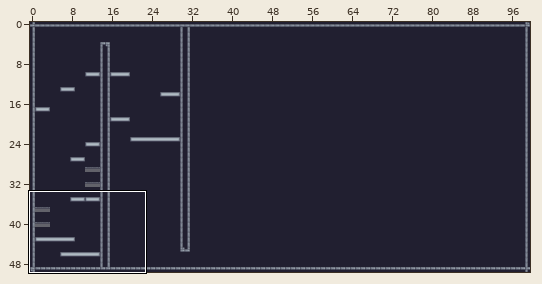
Tiled map -- assets/tiles/black-castle.tmx. Above: a wide view before the commit, with the close-up outlined.
Close-up. Before the commit:
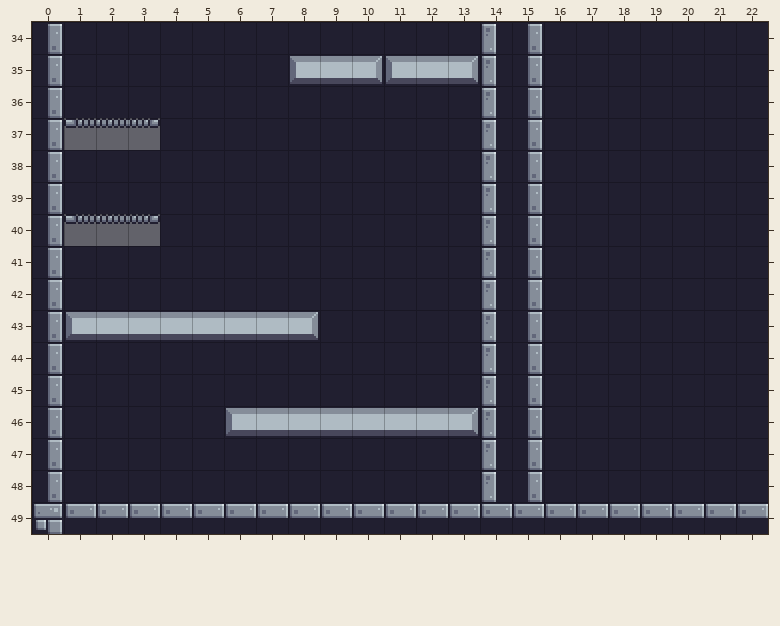
Cells are 16x16 px. Shown: x 0..22, y 34..49. The commit also changed other parts of the map, which this record leaves out.
Once edited:
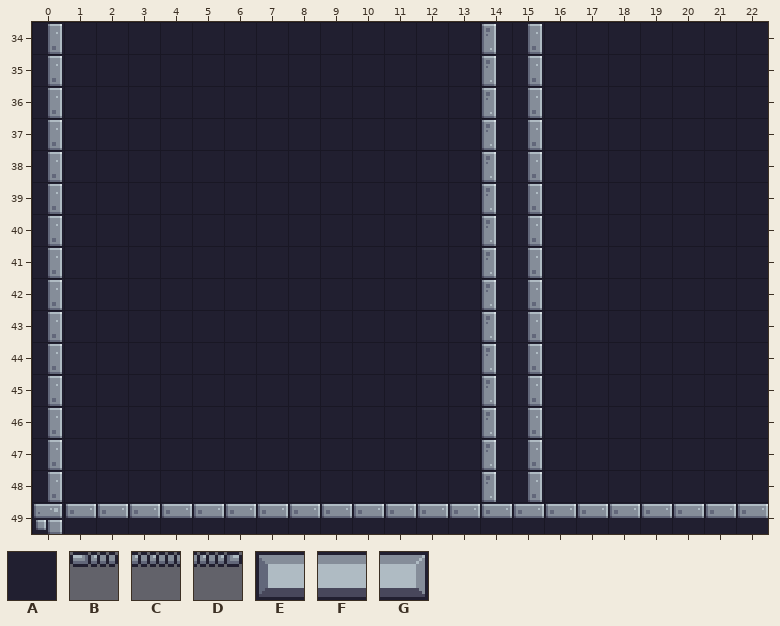
Key: from "my_terrain": A 23, B 61, C 62, D 63, E 100, F 101, G 102.
_ is an empty cell, . an unchanged one.
Edits made:
--- layer "Background"
@@ x 8..13 @@
-35 EFGEFG
+35 AAAAAA
@@ x 1..3 @@
-37 BCD
+37 AAA
@@ x 1..3 @@
-40 BCD
+40 AAA
@@ x 1..8 @@
-43 EFFFFFFG
+43 AAAAAAAA
@@ x 6..13 @@
-46 EFFFFFFG
+46 AAAAAAAA
Pixel boxes of the changes (left, top, right, bottom) in both close-ups:
changed: (290, 56, 478, 84)
changed: (64, 118, 160, 150)
changed: (64, 214, 160, 246)
changed: (66, 312, 318, 340)
changed: (226, 408, 478, 436)
